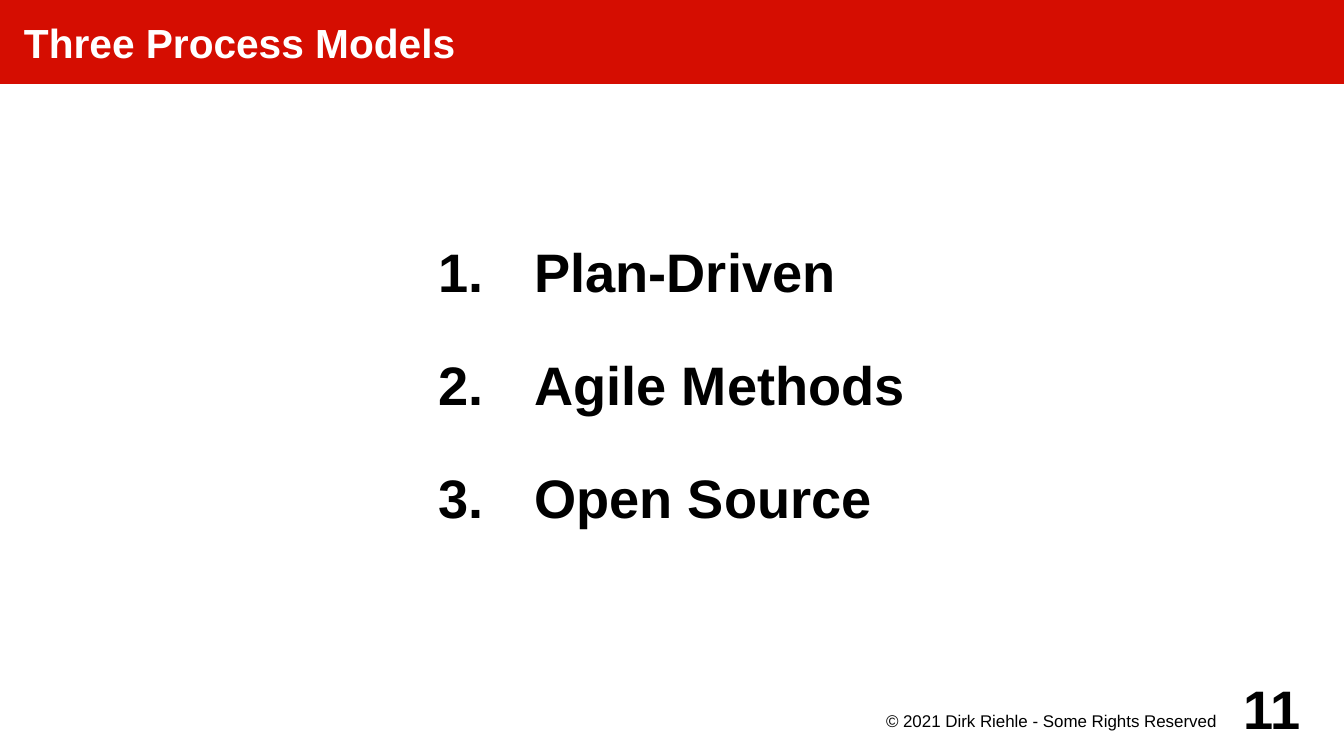
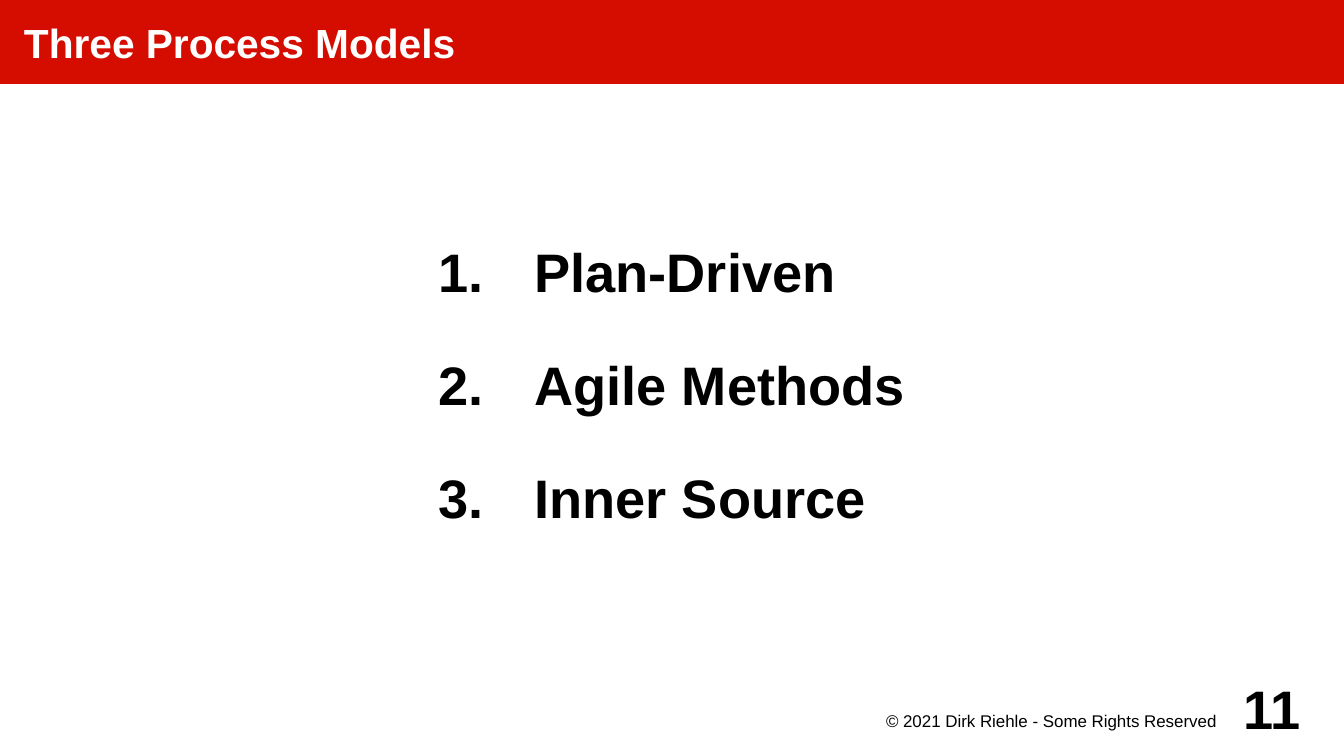
Before and after one commit to dirkriehle/amos-course, a slide deck: slide 11 of Lecture slides/AMOS C02 - Three Process Models.odp. Drawn at 1344x756 pixels with LibreOffice and Linux fonts; fonts in the diff are those of the drawing. Boxes give left, top, right and bottom in pixels: in the first picture for what was removed or moved away, otherwise in the second. Text is boxed around its words. In the diff, an @@ line names an element or a change of style, - is before the commit and + after.

```diff
--- a/Lecture slides/AMOS C02 - Three Process Models.odp
+++ b/Lecture slides/AMOS C02 - Three Process Models.odp
@@ subtitle at (x1=535, y1=480, x2=866, y2=519): text changed @@
-3. Open Source
+3. Inner Source
```
Also in this commit, not shown: 10 other slides changed, 2 slides added, 6 other files.
